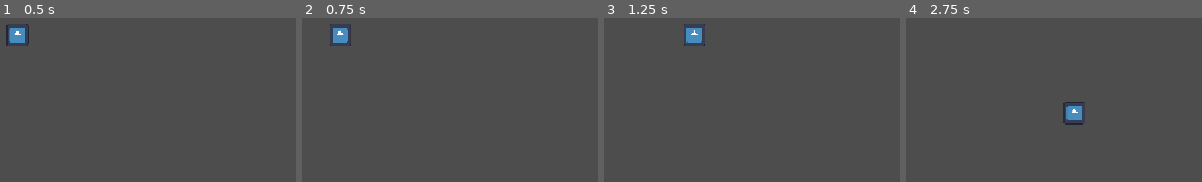
Above: before the commit, frames 1-4 (left to right).
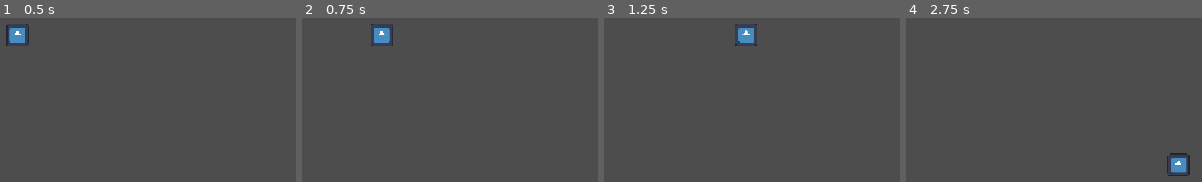
Above: after the commit, the same moments.

Repository: H4CkM4rT1/ashes-of-truth
Game: Godot game, scene res://scenes/levels/test_level.tscn
The game is run twice, just before and just after one commit, with the same random seed, the same clock (stepped at 60 frames per second) and the same inputs. The engine's default icon, where the game draws it, is replaced by a stand-in: a white triangle on a blue panel in a dark square.
Inputs (mouse positions are in pixels of both pictures, inside the frame that each line leads up to):
- Up to frame 1 (0.5 s): no input
- Up to frame 2 (0.75 s): tap Enter at 0.5 s; move the mouse to (outside the picture) at 0.52 s; hold D (move_right) from 0.53 s (still down); tap Shift (dash, bound only after the commit) at 0.6 s; click (outside the picture) at 0.67 s
- Up to frame 3 (1.25 s): keep holding D (move_right)
- Up to frame 4 (2.75 s): move the mouse to (956, 144) at 1.27 s; release D (move_right) at 1.28 s; hold S (move_down) 1.28-2.03 s; tap Shift (dash, bound only after the commit) at 1.35, 2.3 s; move the mouse to (1196, 21) at 2.02 s; hold D (move_right) from 2.03 s (still down); tap Alt at 2.1 s

Frame 1 is identical in both runs. In frame 2, 1.1% of the frame differs, in the area x 9-31%, y 3-18%; in frame 3, 1.0%; in frame 4, 1.4%, in the area x 53-96%, y 51-97%.

Commit message:
dash y cooldown

Diff:
--- a/project.godot
+++ b/project.godot
@@ -46,6 +46,11 @@
 "events": [Object(InputEventKey,"resource_local_to_scene":false,"resource_name":"","device":-1,"window_id":0,"alt_press …(192 unchanged characters)…
 ]
 }
+dash={
+"deadzone": 0.2,
+"events": [Object(InputEventKey,"resource_local_to_scene":false,"resource_name":"","device":-1,"window_id":0,"alt_pressed":false,"shift_pressed":false,"ctrl_pressed":false,"meta_pressed":false,"pressed":false,"keycode":0,"physical_keycode":4194325,"key_label":0,"unicode":0,"location":0,"echo":false,"script":null)
+]
+}
 
 [physics]
 
--- a/scenes/characters/knight.gd
+++ b/scenes/characters/knight.gd
@@ -1,7 +1,33 @@
 extends CharacterBody2D
+
 var speed: float = 150.0
+var last_direction: Vector2 = Vector2.DOWN
+var dash_speed: float = 600.0
+var dash_duration: float = 0.15
+var dash_timer: float = 0.0
+var is_dashing: bool = false
+var dash_direction: Vector2 = Vector2.ZERO
+var dash_cooldown: float = 0.5
+var cooldown_timer: float = 0.0
 
-func _physics_process(_delta):
+func _physics_process(delta):
+	if cooldown_timer > 0:
+		cooldown_timer -= delta
 	var direction: Vector2 = Input.get_vector("move_left","move_right","move_up","move_down")
-	velocity = direction * speed
+	if direction != Vector2.ZERO:
+		last_direction = direction
+	if Input.is_action_just_pressed("dash") and not is_dashing and cooldown_timer <= 0:
+		is_dashing = true
+		dash_timer = dash_duration
+		dash_direction = last_direction
+	if is_dashing:
+		velocity = dash_direction * dash_speed
+		dash_timer -= delta
+
+		if dash_timer <= 0:
+			is_dashing = false
+			cooldown_timer = dash_cooldown
+
+	else:
+		velocity = direction * speed
 	move_and_slide()
